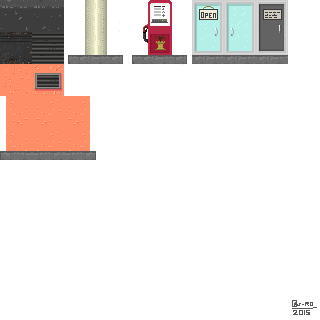
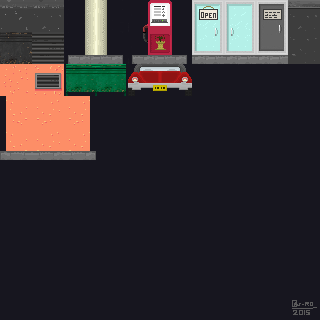
Layered file, before and after one edit (320×320). Changes by layer:
renamed "Layer" to "V2", painted on it over [0, 0, 320, 160]
painted on "Background" over [0, 0, 320, 320]
added layer "V1" over [0, 0, 288, 160]
